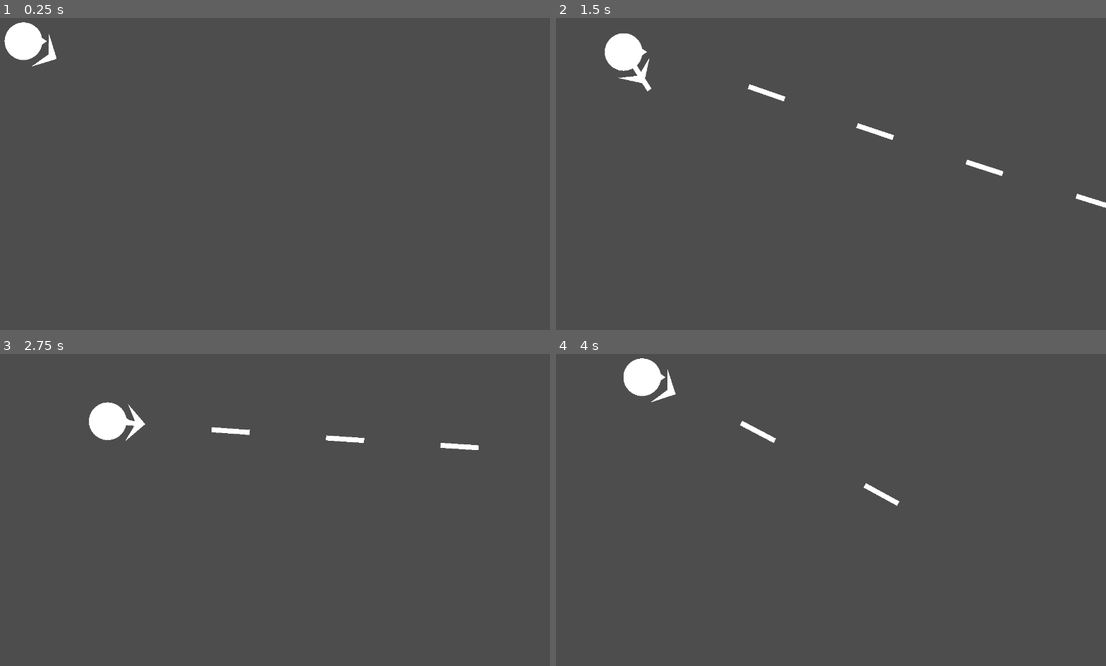
Above: before the commit, frames 1-4 (two rows, left to right).
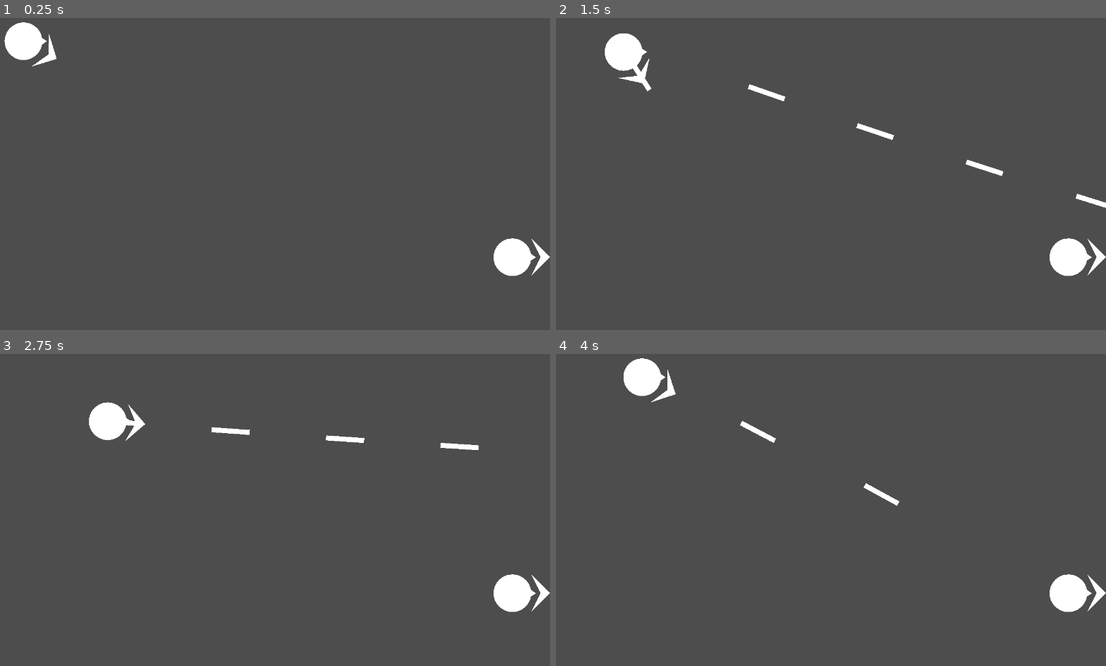
Above: after the commit, the same moments.

Repository: morie197/party_paranoia
Game: Godot game, scene res://testing_scene.tscn
Same seed, same stepped clock (60 frames per second), same inputs: the game is played once before the commit and once after it.
Inputs (mouse positions are in pixels of both pictures, inside the frame that each line leads up to):
- Up to frame 1 (0.25 s): no input
- Up to frame 2 (1.5 s): tap Enter at 0.5 s; move the mouse to (946, 155) at 0.52 s; press the mouse at (946, 155) at 0.53 s; hold D (right) 0.53-1.28 s; move the mouse to (710, 186) at 1.27 s; release the mouse at (710, 186) at 1.28 s; hold S (down) from 1.28 s (still down); click (710, 186) at 1.35 s
- Up to frame 3 (2.75 s): move the mouse to (324, 438) at 2.02 s; release S (down) at 2.03 s; press the mouse at (324, 438) at 2.03 s; hold D (right) from 2.03 s (still down); right-click (324, 438) at 2.1 s
- Up to frame 4 (4 s): move the mouse to (798, 572) at 2.77 s; release D (right) at 2.78 s; release the mouse at (798, 572) at 2.78 s; hold W (up) 2.78-3.53 s; click (798, 572) at 2.85 s; move the mouse to (990, 553) at 3.52 s; press the mouse at (990, 553) at 3.53 s; hold A (left) from 3.53 s (still down)

The runs differ from the first frame. In frame 1, 0.8% of the frame differs, in the area x 89-100%, y 70-83%; in frame 2, 0.8%; in frame 3, 0.8%; in frame 4, 0.8%.

Commit message:
[Add] HP and damaging

Diff:
--- a/archer_projectile.gd
+++ b/archer_projectile.gd
@@ -1,13 +1,23 @@
 extends Projectile
 class_name ArcherProjectile
+
+@onready var projectile_hit_box = %ProjectileHitBox
 
 var arrow_speed: float = 100
 
 # Called when the node enters the scene tree for the first time.
 func _ready():
-	pass # Replace with function body.
+	projectile_hit_box.body_entered.connect(_hit)
 
 
 # Called every frame. 'delta' is the elapsed time since the previous frame.
 func _process(delta):
 	position += projectile_direction * projectile_attack_speed * delta * arrow_speed
+
+func _hit(body):
+	if body is not Character:
+		print("Invalid target!")
+		return
+
+	var character = body as Character
+	character.damage(projectile_attack_damage, shooter)
--- a/archer_projectile.tscn
+++ b/archer_projectile.tscn
@@ -18,6 +18,7 @@
 mesh = SubResource("BoxMesh_5fqsj")
 
 [node name="ProjectileHitBox" type="Area2D" parent="." unique_id=1980277344]
+unique_name_in_owner = true
 
 [node name="CollisionShape2D" type="CollisionShape2D" parent="ProjectileHitBox" unique_id=1564093604]
 shape = SubResource("CircleShape2D_pofft")
--- a/character.gd
+++ b/character.gd
@@ -7,6 +7,9 @@
 @export var character_move: CharacterMove
 @export var character_attack: Node
 @export var character_aim_visuals: Node2D
+@export var character_health: CharacterHealth
+
+@export var ally: bool = true
 
 # Called when the node enters the scene tree for the first time.
 func _ready():
@@ -30,6 +33,8 @@
 			print("No attack module for character!")
 			character_attack = null
 
+		character_attack.shooter = self
+
 	if character_move:
 		character_move.character_to_move = self
 
@@ -52,3 +57,11 @@
 	character_move.move_character(movement_input_controller.move_vector)
 
 	move_and_slide()
+
+func damage(amount: float, damager: Character):
+	if damager.ally == ally: # no friendly fire
+		return
+	if character_health:
+		character_health.damage(amount)
+	else:
+		print("No HP component for character!")
--- /dev/null
+++ b/character_health.gd
@@ -0,0 +1,24 @@
+extends Node
+class_name CharacterHealth
+
+@export var max_hp: float = 10
+@export var current_hp: float = 10
+
+signal died
+
+# Called when the node enters the scene tree for the first time.
+func _ready():
+	pass # Replace with function body.
+
+
+# Called every frame. 'delta' is the elapsed time since the previous frame.
+func _process(delta):
+	pass
+
+func damage(amount: float):
+	current_hp = clampf(current_hp - amount, 0, max_hp)
+	if current_hp <= 0:
+		died.emit()
+		print("Dead lol")
+
+	print(current_hp)
--- a/character_projectile_attack.gd
+++ b/character_projectile_attack.gd
@@ -7,6 +7,8 @@
 @export var projectile_attack_speed: float = 5
 
 var current_attack_cooldown: float = 0
+
+var shooter: Character = null
 
 # Called when the node enters the scene tree for the first time.
 func _ready():
@@ -22,17 +24,22 @@
 	if not current_attack_cooldown <= 0:
 		return
 
+	if not shooter:
+		print("No shooter for projectile!")
+		return
+
 	current_attack_cooldown = attack_cooldown
 
 
-	var parent_transform: Vector2 = get_parent().global_position
+	var parent_transform: Vector2 = shooter.global_position
 	var direction_to_head: Vector2 = parent_transform.direction_to(GameManager.mouse_pos)
 
 	var projectile = projectile_to_fire.instantiate() as Projectile
 	projectile.projectile_attack_damage = projectile_attack_damage
 	projectile.projectile_attack_speed = projectile_attack_speed
 	projectile.projectile_direction = direction_to_head
-	get_parent().add_sibling(projectile)
+	projectile.shooter = shooter
+	shooter.add_sibling(projectile)
 
 	projectile.global_position = parent_transform
 	projectile.global_rotation = direction_to_head.angle()
--- a/player_archer.tscn
+++ b/player_archer.tscn
@@ -5,6 +5,7 @@
 [ext_resource type="Script" uid="uid://cictflrbxlmv3" path="res://player_input.gd" id="2_yyhkc"]
 [ext_resource type="Script" uid="uid://c4ce50nrk6ade" path="res://character_projectile_attack.gd" id="4_5fqsj"]
 [ext_resource type="PackedScene" uid="uid://c5f5543jot8m1" path="res://archer_projectile.tscn" id="5_4d32p"]
+[ext_resource type="Script" uid="uid://c15iunfn6p2qk" path="res://character_health.gd" id="6_egkd7"]
 
 [sub_resource type="SphereMesh" id="SphereMesh_h5qqk"]
 radius = 1.0
@@ -15,7 +16,7 @@
 [sub_resource type="CircleShape2D" id="CircleShape2D_h5qqk"]
 radius = 16.0
 
-[node name="PlayerArcher" type="CharacterBody2D" unique_id=882159276 node_paths=PackedStringArray("movement_input_controller", "direction_controller", "attack_input_controller", "character_move", "character_attack", "character_aim_visuals")]
+[node name="PlayerArcher" type="CharacterBody2D" unique_id=882159276 node_paths=PackedStringArray("movement_input_controller", "direction_controller", "attack_input_controller", "character_move", "character_attack", "character_aim_visuals", "character_health")]
 script = ExtResource("1_yyhkc")
 movement_input_controller = NodePath("PlayerInput")
 direction_controller = NodePath("PlayerInput")
@@ -23,6 +24,7 @@
 character_move = NodePath("CharacterMove")
 character_attack = NodePath("CharacterProjectileAttack")
 character_aim_visuals = NodePath("AimVisuals")
+character_health = NodePath("CharacterHealth")
 
 [node name="CharacterVisuals" type="Node2D" parent="." unique_id=268260858]
 
@@ -54,3 +56,6 @@
 
 [node name="Polygon2D" type="Polygon2D" parent="AimVisuals" unique_id=1787561655]
 polygon = PackedVector2Array(16, -16, 32, 0, 16, 16, 24, 0)
+
+[node name="CharacterHealth" type="Node" parent="." unique_id=1527748649]
+script = ExtResource("6_egkd7")
--- a/projectile.gd
+++ b/projectile.gd
@@ -4,3 +4,4 @@
 var projectile_attack_damage: float = 0
 var projectile_attack_speed: float = 0
 var projectile_direction: Vector2 = Vector2.ZERO
+var shooter: Character = null
--- /dev/null
+++ b/small_enemy.tscn
@@ -0,0 +1,52 @@
+[gd_scene format=3 uid="uid://b8vkidbd1vvgm"]
+
+[ext_resource type="Script" uid="uid://c6883obyp1ilb" path="res://character.gd" id="1_35gl2"]
+[ext_resource type="Script" uid="uid://chdaesq4yyh0h" path="res://character_move.gd" id="2_74pum"]
+[ext_resource type="Script" uid="uid://c15iunfn6p2qk" path="res://character_health.gd" id="5_g2n3m"]
+
+[sub_resource type="StandardMaterial3D" id="StandardMaterial3D_33ipd"]
+albedo_color = Color(1, 0, 0, 1)
+
+[sub_resource type="SphereMesh" id="SphereMesh_we8ff"]
+material = SubResource("StandardMaterial3D_33ipd")
+radius = 1.0
+height = 2.0
+
+[sub_resource type="PrismMesh" id="PrismMesh_6il6n"]
+material = SubResource("StandardMaterial3D_33ipd")
+
+[sub_resource type="CircleShape2D" id="CircleShape2D_bj0nv"]
+radius = 16.0
+
+[node name="SmallEnemy" type="CharacterBody2D" unique_id=1235497243 node_paths=PackedStringArray("character_aim_visuals", "character_health")]
+script = ExtResource("1_35gl2")
+character_aim_visuals = NodePath("AimVisuals")
+character_health = NodePath("CharacterHealth")
+ally = false
+metadata/_custom_type_script = "uid://c6883obyp1ilb"
+
+[node name="CharacterVisuals" type="Node2D" parent="." unique_id=816173349]
+
+[node name="MeshInstance2D" type="MeshInstance2D" parent="CharacterVisuals" unique_id=1132985853]
+scale = Vector2(16.018143, 16)
+mesh = SubResource("SphereMesh_we8ff")
+
+[node name="MeshInstance2D2" type="MeshInstance2D" parent="CharacterVisuals" unique_id=170589426]
+position = Vector2(8, 0)
+rotation = -1.5707964
+scale = Vector2(32, 24)
+mesh = SubResource("PrismMesh_6il6n")
+
+[node name="CharacterMove" type="Node" parent="." unique_id=1205528765]
+script = ExtResource("2_74pum")
+
+[node name="PlayerCollision" type="CollisionShape2D" parent="." unique_id=1880721788]
+shape = SubResource("CircleShape2D_bj0nv")
+
+[node name="AimVisuals" type="Node2D" parent="." unique_id=1175153754]
+
+[node name="Polygon2D" type="Polygon2D" parent="AimVisuals" unique_id=1370188756]
+polygon = PackedVector2Array(16, -16, 32, 0, 16, 16, 24, 0)
+
+[node name="CharacterHealth" type="Node" parent="." unique_id=451289663]
+script = ExtResource("5_g2n3m")
--- a/testing_scene.tscn
+++ b/testing_scene.tscn
@@ -1,8 +1,12 @@
 [gd_scene format=3 uid="uid://huqox1hkg73g"]
 
 [ext_resource type="PackedScene" uid="uid://csobhijpiws8k" path="res://player_archer.tscn" id="1_k6s54"]
+[ext_resource type="PackedScene" uid="uid://b8vkidbd1vvgm" path="res://small_enemy.tscn" id="2_7tmfp"]
 
 [node name="Testing Scene" type="Node2D" unique_id=421939933]
 
 [node name="PlayerArcher" parent="." unique_id=882159276 instance=ExtResource("1_k6s54")]
 position = Vector2(32, 24)
+
+[node name="SmallEnemy" parent="." unique_id=1235497243 instance=ExtResource("2_7tmfp")]
+position = Vector2(448, 208)
Not shown, added: character_health.gd.uid
